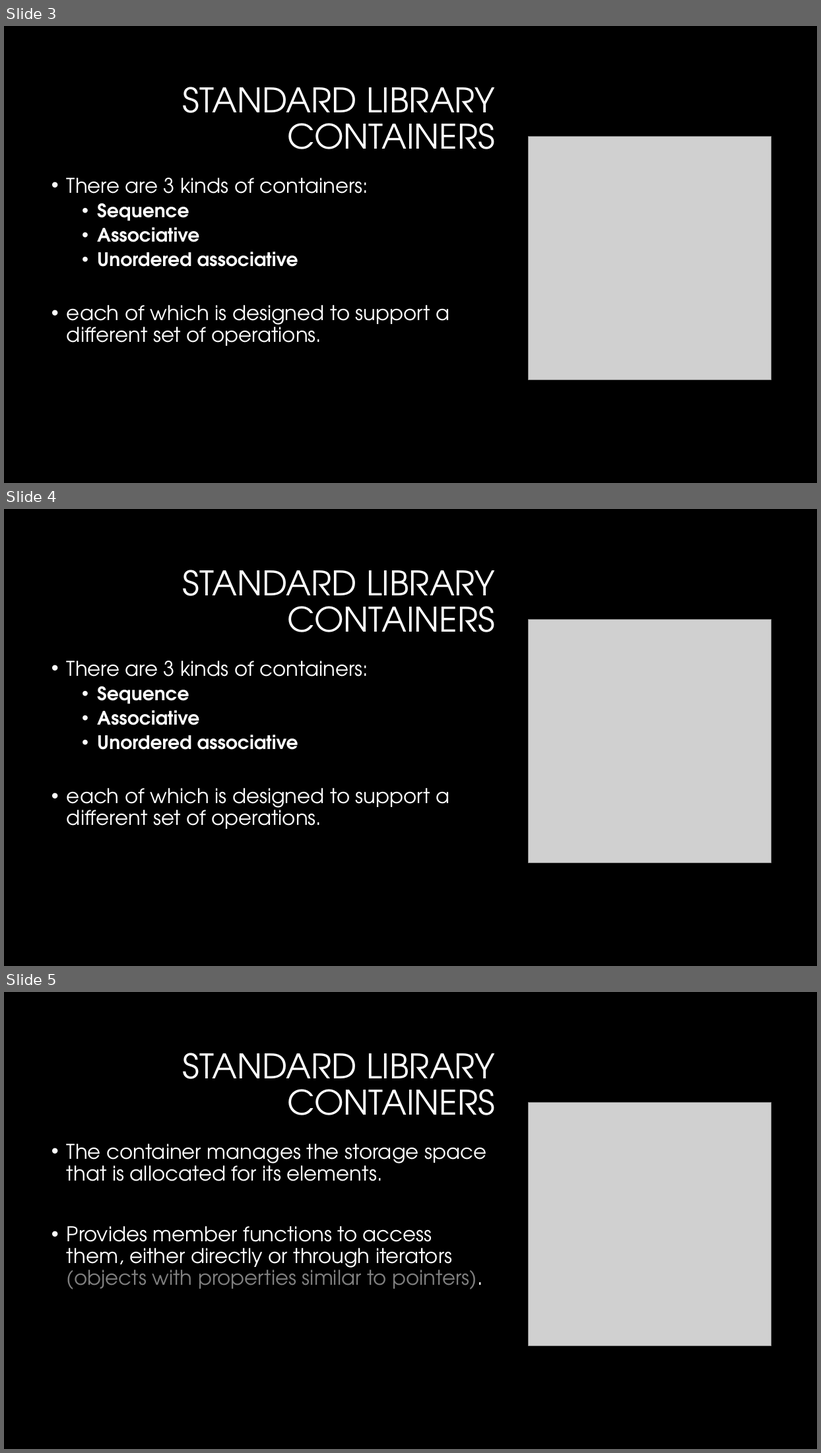
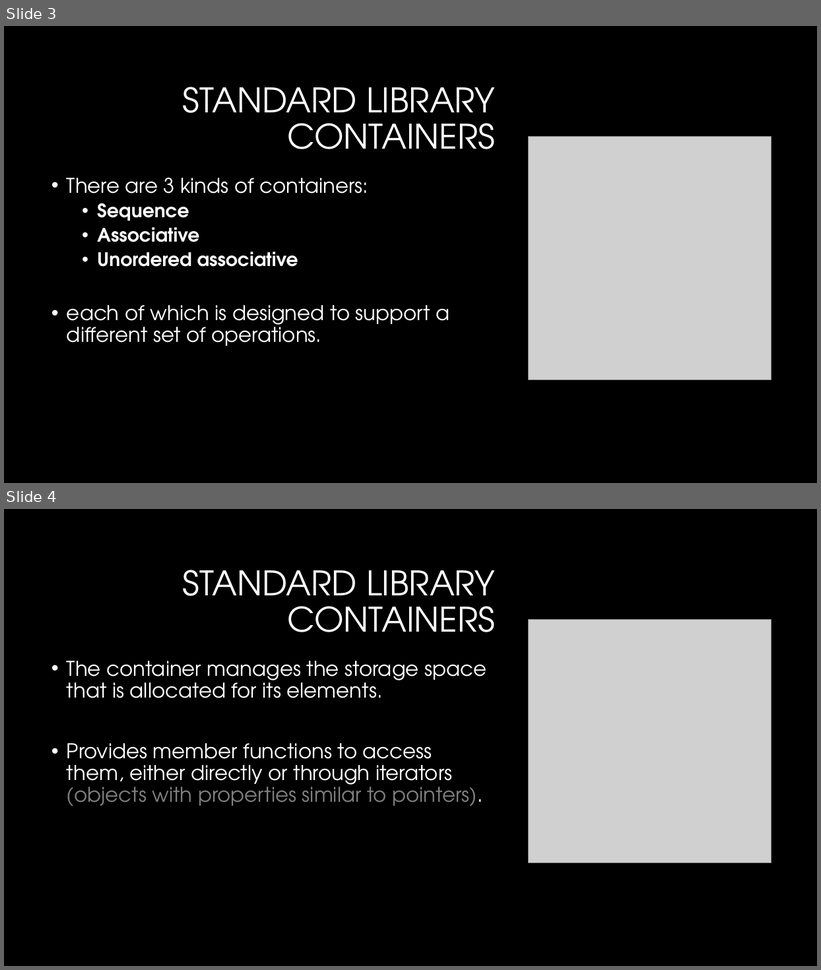
Before and after one commit to shachash1984/Tiltan_UnrealEngineCourse, a slide deck: Classes/Class_8/STL_Containers.pptx. Shown one above the other, each under a label of ours: slides 3, 4 and 5 before the commit, slides 3 and 4 after it. The pictures are 821x1453 and 821x970 pixels, drawn with LibreOffice and Linux fonts; fonts in the diff are those of the drawing; grey boxes stand for pictures; background and template pictures are left out. Boxes give left, top, right and bottom in pixels: in the first picture for what was removed or moved away, otherwise in the second. Text is boxed around its words. In the diff, an @@ line names an element or a change of style, - is before the commit and + after.

```diff
--- a/Classes/Class_8/STL_Containers.pptx
+++ b/Classes/Class_8/STL_Containers.pptx
@@ slide 4 removed at <box>4,509,817,966</box>, background #000000 @@
@@ title removed at <box>183,570,495,632</box> @@
-STANDARD LIBRARY CONTAINERS
@@ picture removed at <box>529,620,772,863</box> @@
@@ text removed at <box>67,661,450,829</box> @@
-• There are 3 kinds of containers:
-  • Sequence
-  • Associative
-  • Unordered associative
-• each of which is designed to support a different set of operations.
@@ what was slide 5 is now slide 4 @@
```
Also in this commit, not shown: 2 slides changed, 5 other files.
